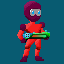
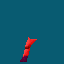
Two versions of the same layered image (64 × 64). Layer-by-layer changes:
hid "Gun" over box(17, 1, 50, 61)
removed layer "Player" over box(17, 1, 50, 61)
added group "PlayerGroup" with 10 layers above "Concepts" over box(17, 1, 50, 61)
added layer "UpperLegR" in group "PlayerGroup" over box(17, 1, 50, 61)
added layer "LowerLegR" in group "PlayerGroup" over box(17, 1, 50, 61)
